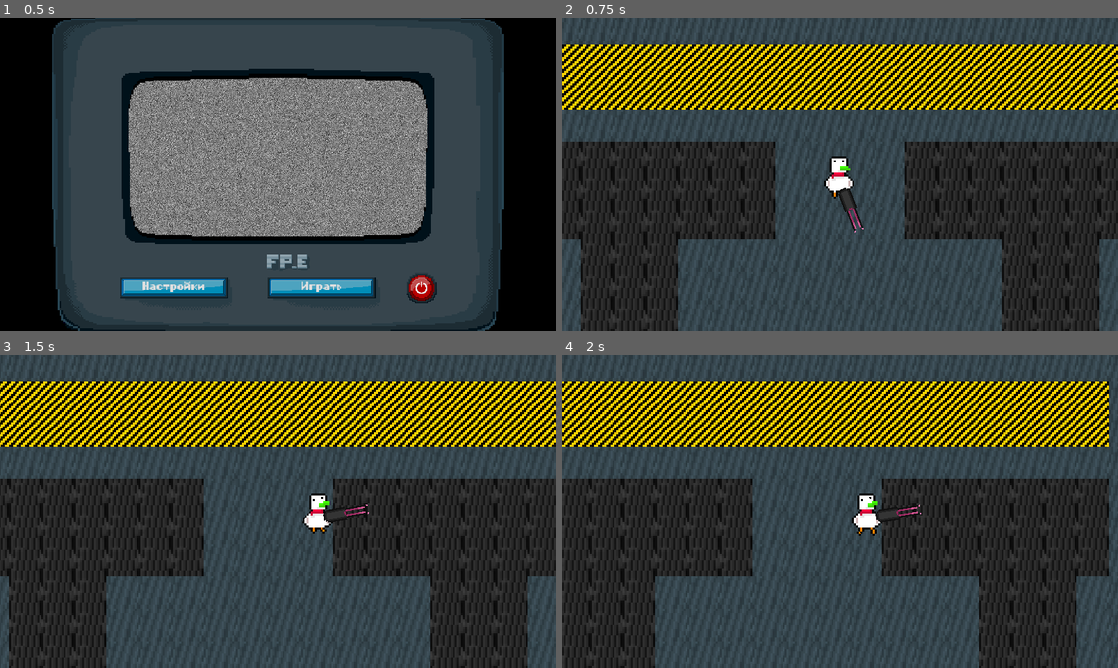
Above: before the commit, frames 1-4 (two rows, left to right).
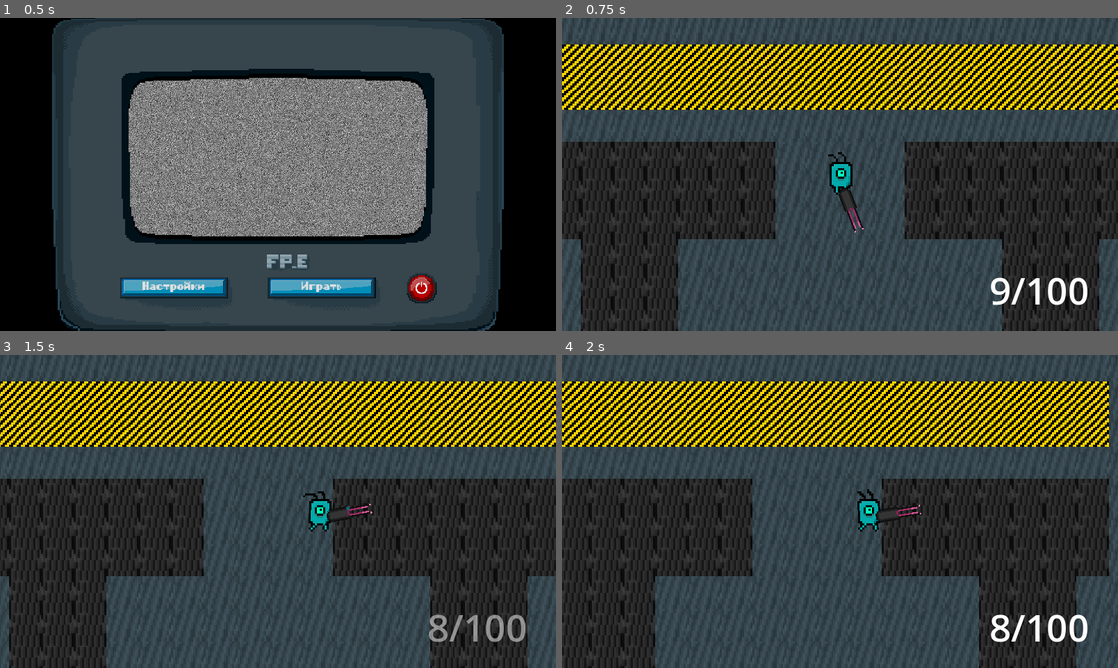
Above: after the commit, the same moments.

Repository: infdev9/noname
Game: Godot game, scene res://scenes/menu.tscn
The game is run twice, just before and just after one commit, with the same random seed, the same clock (stepped at 60 frames per second) and the same inputs.
Inputs (mouse positions are in pixels of both pictures, inside the frame that each line leads up to):
- Up to frame 1 (0.5 s): no input
- Up to frame 2 (0.75 s): click "Играть" at 0.5 s
- Up to frame 3 (1.5 s): tap Enter at 1.25 s; move the mouse to (400, 495) at 1.27 s; hold D (right) from 1.28 s (still down); click (400, 495) at 1.35 s
- Up to frame 4 (2 s): keep holding D (right)

Frame 1 is identical in both runs. In frame 2, 1.1% of the frame differs, in the area x 47-95%, y 42-92%; in frame 3, 1.1%; in frame 4, 1.1%, in the area x 52-95%, y 42-92%.
Error before the commit: Invalid call. Nonexistent function 'get_game_scene' in base 'Node (Root.gd)'. (res://scripts/prefabs/weapons/rifle.gd:25)

Commit message:
added gui

Diff:
--- /dev/null
+++ b/prefabs/GUI.tscn
@@ -0,0 +1,32 @@
+[gd_scene load_steps=3 format=3 uid="uid://5v6k21848k0x"]
+
+[ext_resource type="Script" path="res://scripts/ui/GUI.gd" id="1_nusar"]
+
+[sub_resource type="LabelSettings" id="LabelSettings_uql76"]
+font_size = 128
+
+[node name="GUI" type="CanvasLayer"]
+script = ExtResource("1_nusar")
+
+[node name="HUD" type="Control" parent="."]
+layout_mode = 3
+anchors_preset = 0
+offset_right = 40.0
+offset_bottom = 40.0
+
+[node name="Ammo" type="Label" parent="HUD"]
+layout_mode = 1
+anchors_preset = 3
+anchor_left = 1.0
+anchor_top = 1.0
+anchor_right = 1.0
+anchor_bottom = 1.0
+offset_left = 1438.0
+offset_top = 812.0
+offset_right = 1780.0
+offset_bottom = 990.0
+grow_horizontal = 0
+grow_vertical = 0
+text = "7/100"
+label_settings = SubResource("LabelSettings_uql76")
+horizontal_alignment = 2
--- a/prefabs/Weapons/Sniper.tscn
+++ b/prefabs/Weapons/Sniper.tscn
@@ -1,9 +1,11 @@
-[gd_scene load_steps=3 format=3 uid="uid://4hnkodynp7ja"]
+[gd_scene load_steps=4 format=3 uid="uid://4hnkodynp7ja"]
 
 [ext_resource type="PackedScene" uid="uid://byw6urgp0aexf" path="res://prefabs/Weapons/Weapon.tscn" id="1_eqglo"]
+[ext_resource type="Texture2D" uid="uid://cqpstckyxih2l" path="res://assets/sprites/weapons/plasmaSniper.png" id="2_k1pn8"]
 [ext_resource type="Script" path="res://scripts/prefabs/weapons/sniper.gd" id="2_lahj7"]
 
 [node name="Sniper" instance=ExtResource("1_eqglo")]
+texture = ExtResource("2_k1pn8")
 script = ExtResource("2_lahj7")
 
 [node name="BulletsSpawnPos" type="Marker2D" parent="." index="2"]
--- a/prefabs/Weapons/Weapon.tscn
+++ b/prefabs/Weapons/Weapon.tscn
@@ -1,10 +1,8 @@
-[gd_scene load_steps=3 format=3 uid="uid://byw6urgp0aexf"]
+[gd_scene load_steps=2 format=3 uid="uid://byw6urgp0aexf"]
 
-[ext_resource type="Texture2D" uid="uid://cqpstckyxih2l" path="res://assets/sprites/weapons/plasmaSniper.png" id="1_nj4qs"]
 [ext_resource type="Script" path="res://scripts/prefabs/weapons/weapon.gd" id="2_aocn7"]
 
 [node name="Weapon" type="Sprite2D"]
-texture = ExtResource("1_nj4qs")
 offset = Vector2(84, 0)
 script = ExtResource("2_aocn7")
 
--- a/scenes/Lobby.tscn
+++ b/scenes/Lobby.tscn
@@ -64,8 +64,7 @@
 
 [node name="Player" parent="." instance=ExtResource("2_to0yu")]
 position = Vector2(384, 401)
-skin = "Plankton"
-weapon = "Shotgun"
+current_weapon = "Shotgun"
 
 [node name="Camera2D" parent="Player" instance=ExtResource("3_jdkg5")]
 metadata/_edit_lock_ = true
--- a/scenes/game.tscn
+++ b/scenes/game.tscn
@@ -47,6 +47,7 @@
 [node name="Player" parent="." instance=ExtResource("2_dsq26")]
 unique_name_in_owner = true
 position = Vector2(960, 0)
-weapon = "Rifle"
+current_skin = "Plankton"
+current_weapon = "Rifle"
 
 [node name="Camera2D" parent="Player" instance=ExtResource("3_d8f0x")]
--- a/scripts/Root.gd
+++ b/scripts/Root.gd
@@ -1,12 +1,23 @@
 extends Node
+
+
+var gui: PackedScene = preload("res://prefabs/GUI.tscn")
 
 
 func _ready() -> void:
 	RenderingServer.set_default_clear_color(Color.BLACK)
 
 
-func get_current_scene() -> Node2D:
+func get_current_scene() -> Node:
 	return get_tree().get_current_scene()
+
+
+func get_player() -> Player:
+	return get_current_scene().get_node("Player")
+
+
+func append_gui_to_scene() -> void:
+	get_current_scene().add_child.call_deferred(gui.instantiate())
 
 
 func change_scene(scene: String) -> void:
--- a/scripts/prefabs/character.gd
+++ b/scripts/prefabs/character.gd
@@ -2,8 +2,8 @@
 extends CharacterBody2D
 
 
-@export_enum("Duck", "Plankton") var skin: String = "Duck"
-@export_enum("Sniper", "Rifle", "Shotgun") var weapon: String = "Sniper"
+@export_enum("Duck", "Plankton") var current_skin: String = "Duck"
+@export_enum("None", "Sniper", "Rifle", "Shotgun") var current_weapon: String = "None"
 
 enum States {
 	IDLE,
@@ -24,26 +24,28 @@
 var current_state := States.IDLE
 var current_look := Looking.DOWN
 
-var weapon_node: Weapon
+var weapon: Weapon
 
 
 func _enter_tree() -> void:
-	match skin:
+	match current_skin:
 		"Duck":
 			%Sprite.set_sprite_frames(load("res://resources/animations/AnimatedSprite2D/duck.tres"))
 		"Plankton":
 			%Sprite.set_sprite_frames(load("res://resources/animations/AnimatedSprite2D/plankton.tres"))
 
-	match weapon:
+	match current_weapon:
+		"None":
+			weapon = load("res://prefabs/Weapons/Weapon.tscn").instantiate()
 		"Sniper":
-			weapon_node = load("res://prefabs/Weapons/Sniper.tscn").instantiate()
+			weapon = load("res://prefabs/Weapons/Sniper.tscn").instantiate()
 		"Rifle":
-			weapon_node = load("res://prefabs/Weapons/Rifle.tscn").instantiate()
+			weapon = load("res://prefabs/Weapons/Rifle.tscn").instantiate()
 		"Shotgun":
-			weapon_node = load("res://prefabs/Weapons/Shotgun.tscn").instantiate()
-	weapon_node.position.y = 13
-	weapon_node.set_scale(Vector2(0.8, 0.8))
-	add_child(weapon_node)
+			weapon = load("res://prefabs/Weapons/Shotgun.tscn").instantiate()
+	weapon.position.y = 13
+	weapon.set_scale(Vector2(0.8, 0.8))
+	add_child(weapon)
 
 
 func _physics_process(_delta: float) -> void:
@@ -103,7 +105,7 @@
 		change_looking(Looking.LEFT)
 		%Sprite.set_z_index(0)
 
-	weapon_node.set_rotation_degrees(angle)
+	weapon.set_rotation_degrees(angle)
 
 
 func kill() -> void:
--- a/scripts/prefabs/player.gd
+++ b/scripts/prefabs/player.gd
@@ -1,5 +1,9 @@
 class_name Player
 extends Character
+
+
+func _ready() -> void:
+	Root.append_gui_to_scene()
 
 
 func _physics_process(delta: float) -> void:
--- a/scripts/prefabs/weapons/bullet.gd
+++ b/scripts/prefabs/weapons/bullet.gd
@@ -18,10 +18,11 @@
 
 
 func _on_body_entered(body: Node2D) -> void:
-	if body is TileMap:
+	if body is Character and not body is Player:
+		body.kill()
 		destroy()
-	elif body is Character and not body is Player:
-		body.kill()
+	else:
+		destroy()
 
 
 func _on_life_timer_timeout() -> void:
@@ -32,5 +33,6 @@
 	$CollisionShape2D.set_deferred("disabled", true)
 	set_deferred("freeze", true)
 	var tween = create_tween()
-	tween.tween_property($Sprite, "scale", Vector2.ZERO, 0.1)
+	tween.tween_property($Sprite, "scale", scale_modifier / 2, 0.05)
+	tween.tween_property($Sprite, "modulate:a", 0, 0.1)
 	tween.tween_callback(queue_free)
--- a/scripts/prefabs/weapons/rifle.gd
+++ b/scripts/prefabs/weapons/rifle.gd
@@ -22,5 +22,5 @@
 		bullet._init(bullet_lifetime, Vector2(0.5, 0.5))
 		bullet.set_position($BulletsSpawnPos.get_global_position())
 		bullet.set_axis_velocity(Vector2.from_angle(rotation) * bullet_acceleration)
-		Root.get_game_scene().get_node("Bullets").add_child(bullet)
+		Root.get_current_scene().get_node("Bullets").add_child(bullet)
 		wait_cooldown()
--- a/scripts/prefabs/weapons/shotgun.gd
+++ b/scripts/prefabs/weapons/shotgun.gd
@@ -12,7 +12,7 @@
 	recoil = 0.5
 	bullet_acceleration = 500
 	bullet_lifetime = 0.5
-	ammo_in_magazine = 24
+	ammo_in_magazine = 25
 	ammo = ammo_in_magazine
 
 
--- a/scripts/prefabs/weapons/sniper.gd
+++ b/scripts/prefabs/weapons/sniper.gd
@@ -27,6 +27,6 @@
 		bullet.set_position($BulletsSpawnPos.get_global_position())
 		bullet.set_rotation(rotation)
 		bullet.set_axis_velocity(Vector2.from_angle(rotation) * bullet_acceleration)
-		Root.get_game_scene().get_node("Bullets").add_child(bullet)
+		Root.get_current_scene().get_node("Bullets").add_child(bullet)
 
 		wait_cooldown()
--- a/scripts/prefabs/weapons/weapon.gd
+++ b/scripts/prefabs/weapons/weapon.gd
@@ -40,8 +40,11 @@
 		ammo -= count
 		return true
 	else:
-		reload()
-		return false
+		if max_ammo >= ammo_in_magazine:
+			reload()
+			return false
+		else:
+			return false
 
 
 func wait_cooldown() -> void:
--- /dev/null
+++ b/scripts/ui/GUI.gd
@@ -0,0 +1,12 @@
+class_name GUI
+extends CanvasLayer
+
+
+func _physics_process(_delta: float) -> void:
+	var player = Root.get_player() as Player
+	$HUD/Ammo.set_text("%s/%s" % [player.weapon.ammo, player.weapon.max_ammo])
+
+	if player.weapon.is_working:
+		$HUD/Ammo.label_settings.font_color.a = 1
+	else:
+		$HUD/Ammo.label_settings.font_color.a = 0.5
